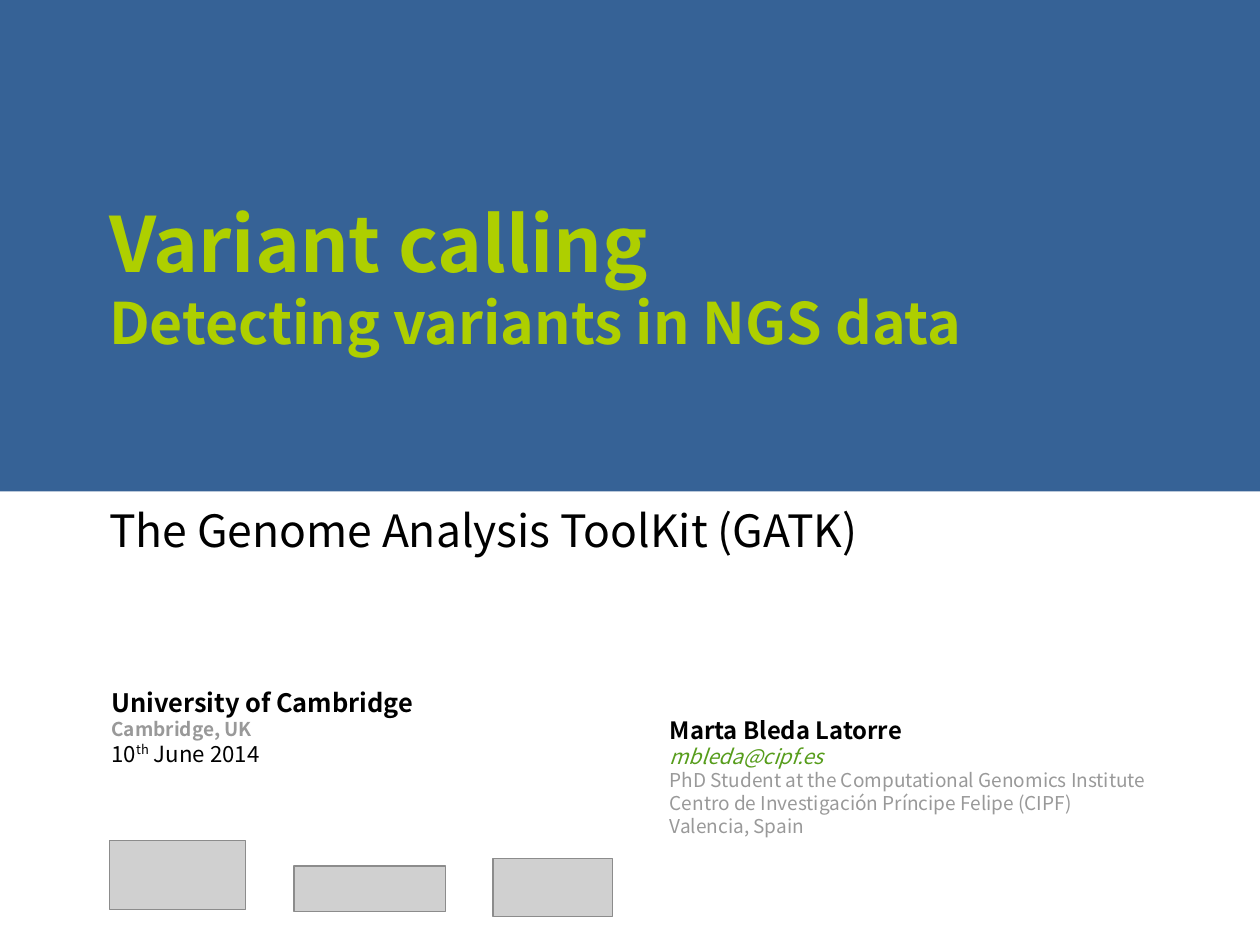
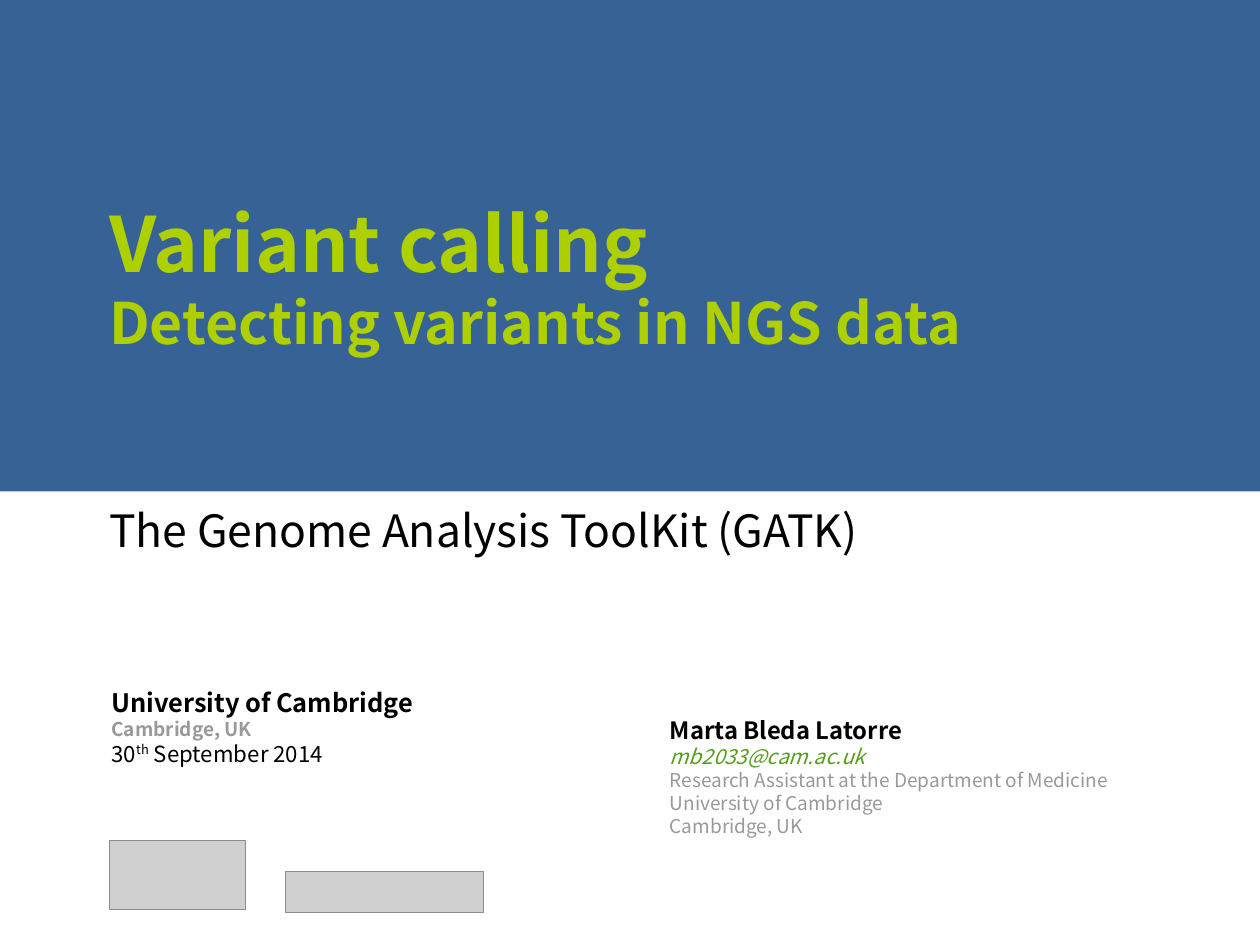
Before and after one commit to ngs-course/ngs-course.github.io, a slide deck: slide 1 of Course_Materials/variant_calling/presentation/2014-Cambridge_variant_calling.odp. Drawn at 1260x945 pixels with LibreOffice and Linux fonts; fonts in the diff are those of the drawing; grey boxes stand for pictures. Boxes give left, top, right and bottom in pixels: in the first picture for what was removed or moved away, otherwise in the second. Text is boxed around its words. In the diff, an @@ line names an element or a change of style, - is before the commit and + after.

Commit message:
Variant calling updated

```diff
--- a/Course_Materials/variant_calling/presentation/2014-Cambridge_variant_calling.odp
+++ b/Course_Materials/variant_calling/presentation/2014-Cambridge_variant_calling.odp
@@ text at (154,739,323,767): text changed @@
-10th June 2014
+30th September 2014
@@ text at (670,747,1108,838): text changed @@
-mbleda@cipf.es
-PhD Student at the Computational Genomics Institute
-Centro de Investigación Príncipe Felipe (CIPF)
-Valencia, Spain
+mb2033@cam.ac.uk
+Research Assistant at the Department of Medicine
+University of Cambridge
+Cambridge, UK
@@ picture removed at (493,859,612,917) @@
@@ picture: place and size @@
-picture at (294,867,446,912)
+picture at (286,871,484,912)
```
Also in this commit, not shown: 7 other slides changed, 5 slides added, 8 other files.
